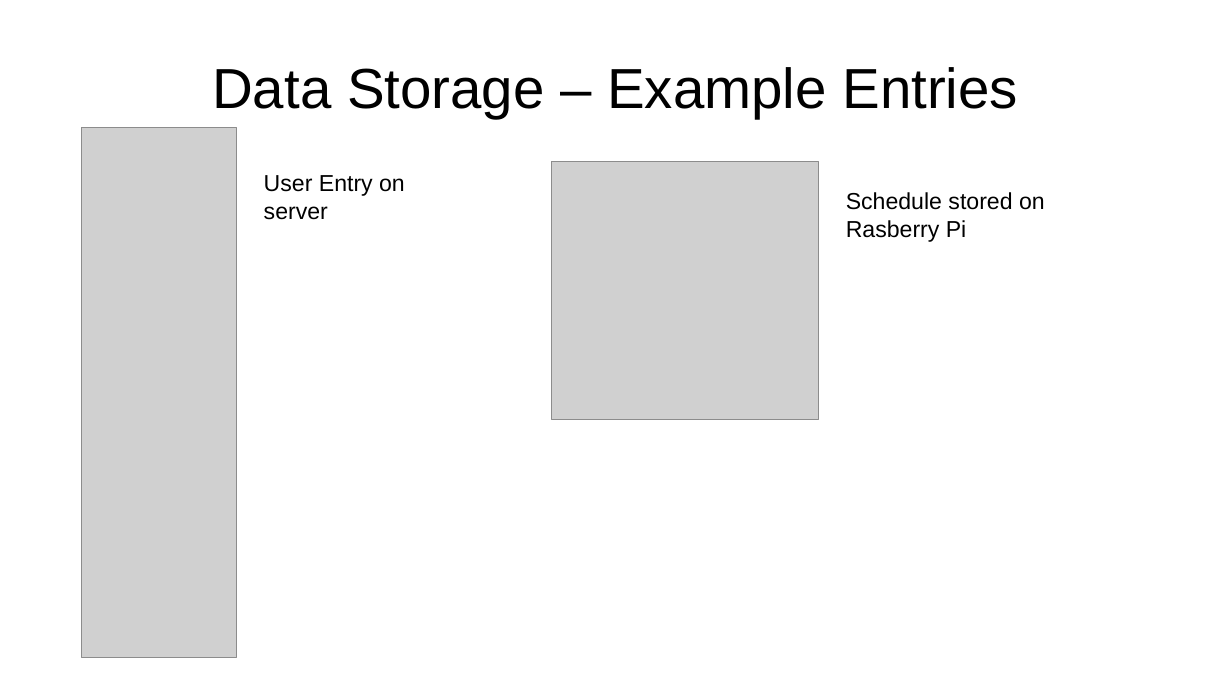
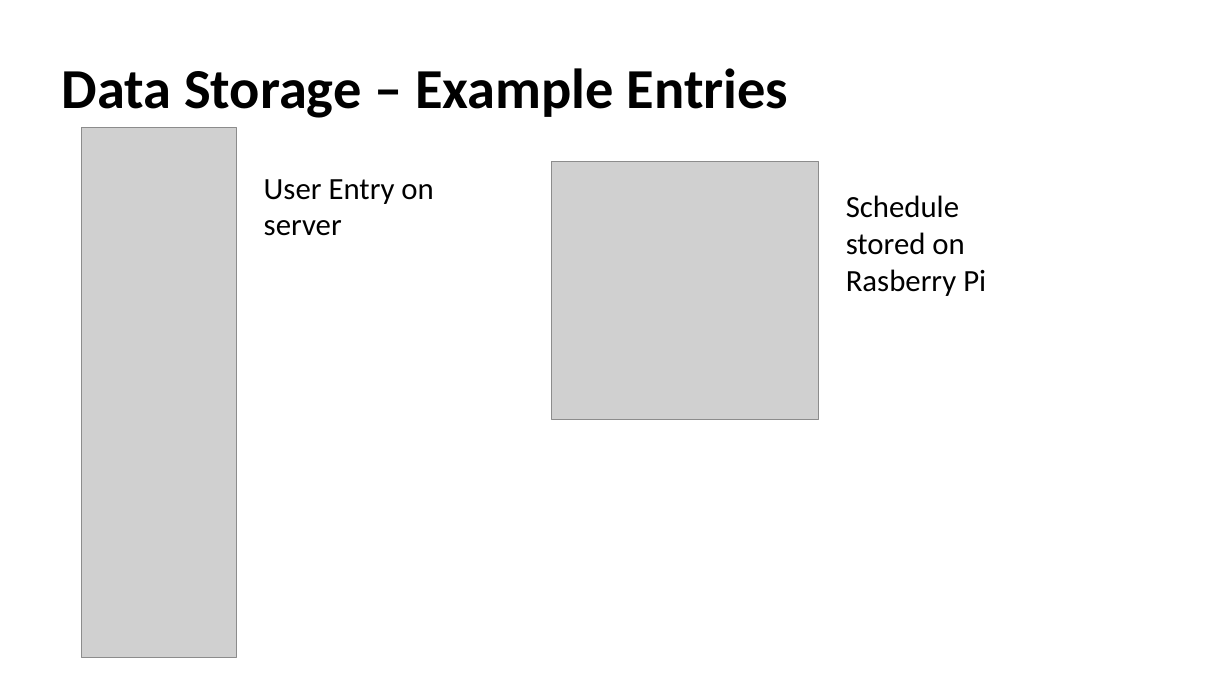
Before and after one commit to cianashby1337/IOT_CA1_Documentation, a slide deck: slide 17 of Screencast_PowerPoint.pptx. Drawn at 1232x693 pixels with LibreOffice and Linux fonts; fonts in the diff are those of the drawing; grey boxes stand for pictures. Boxes give left, top, right and bottom in pixels: in the first picture for what was removed or moved away, otherwise in the second. Text is boxed around its words. In the diff, an @@ line names an element or a change of style, - is before the commit and + after.

Commit message:
Adjust fonts in main powerpoint file
- Headings are 44 bold
- Body is 24
- The user testing metric slide could not go higher than 18 in the grid

```diff
--- a/Screencast_PowerPoint.pptx
+++ b/Screencast_PowerPoint.pptx
@@ title "Data Storage – Example Entries" at [62,68,789,118]: font Arial to Calibri, bold on; alignment centre to left @@
@@ text "User Entry on server" at [264,179,433,236]: size 18 to 24 pt, font Arial to Calibri @@
@@ text "Schedule stored on Rasberry Pi" at [846,195,986,296]: size 18 to 24 pt, font Arial to Calibri @@
```
Also in this commit, not shown: 24 other slides changed.
